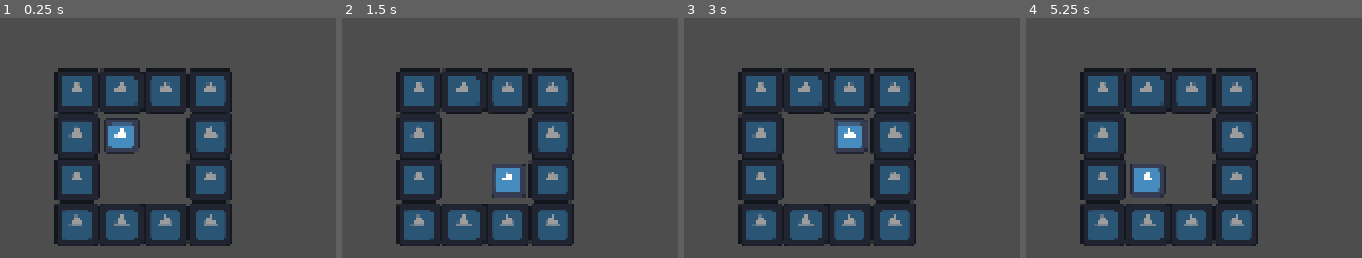
Above: before the commit, frames 1-4 (left to right).
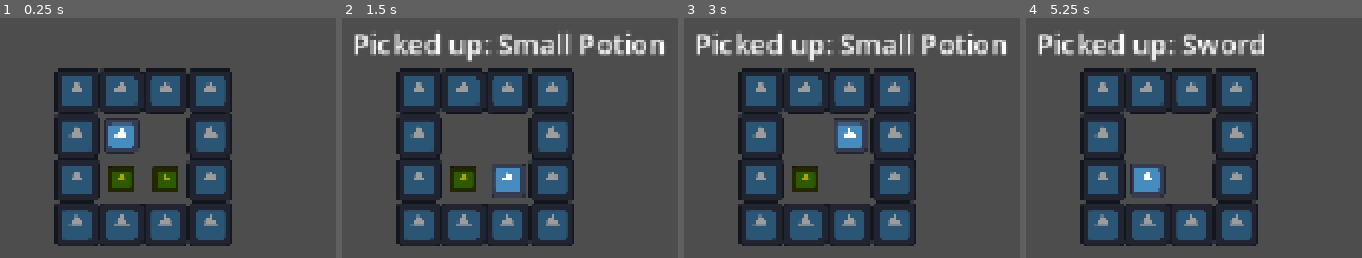
Above: after the commit, the same moments.

Repository: yifan-lee/Realmwand_The_First_Tower
Game: Godot game, scene res://scenes/main.tscn
Two runs of this game, one before a commit and one after it. Both use one fixed random seed, a clock stepped at 60 frames per second and the inputs below. The engine's default icon, where the game draws it, is replaced by a stand-in: a white triangle on a blue panel in a dark square.
Inputs:
- Up to frame 1 (0.25 s): no input
- Up to frame 2 (1.5 s): tap Enter at 0.5 s; hold D (move_right) 0.53-1.28 s; tap Space at 1.25 s; hold S (move_down) from 1.28 s (still down)
- Up to frame 3 (3 s): tap Enter at 2 s; release S (move_down) at 2.03 s; hold D (move_right) 2.03-2.78 s; tap Space at 2.75 s; hold W (move_up) from 2.78 s (still down)
- Up to frame 4 (5.25 s): release W (move_up) at 3.53 s; hold A (move_left) 3.53-5.03 s; tap Enter at 4.25 s; tap Space at 5 s; hold S (move_down) from 5.03 s (still down)

The runs differ from the first frame. In frame 1, 1.7% of the frame differs, in the area x 32-53%, y 61-73%; in frame 2, 5.2%, in the area x 3-96%, y 6-73%; in frame 3, 5.2%; in frame 4, 3.1%.

Commit message:
add pickup system

Diff:
--- a/scenes/actors/player.tscn
+++ b/scenes/actors/player.tscn
@@ -6,7 +6,7 @@
 [sub_resource type="RectangleShape2D" id="RectangleShape2D_k3a8i"]
 size = Vector2(24, 24)
 
-[node name="Player" type="CharacterBody2D" unique_id=1231103014]
+[node name="Player" type="CharacterBody2D" unique_id=1231103014 groups=["player"]]
 script = ExtResource("1_ru62r")
 
 [node name="Sprite2D" type="Sprite2D" parent="." unique_id=1997796568]
--- /dev/null
+++ b/scenes/canvas_layer.tscn
@@ -0,0 +1,13 @@
+[gd_scene format=3 uid="uid://km2p83ut3fws"]
+
+[node name="CanvasLayer" type="CanvasLayer" unique_id=1158568077]
+
+[node name="PickupMessage" type="Label" parent="." unique_id=68486323]
+custom_minimum_size = Vector2(16, 0)
+offset_right = 40.0
+offset_bottom = 23.0
+theme_override_font_sizes/font_size = 20
+
+[node name="PickupMessageTimer" type="Timer" parent="." unique_id=925025401]
+wait_time = 2.0
+one_shot = true
--- /dev/null
+++ b/scenes/interactables/pickup.tscn
@@ -0,0 +1,19 @@
+[gd_scene format=3 uid="uid://c24p8kgmj10qm"]
+
+[ext_resource type="Script" uid="uid://cltoqpwrdadmy" path="res://scripts/pickup.gd" id="1_0lqst"]
+[ext_resource type="Texture2D" uid="uid://b1l3nybi3og6y" path="res://icon.svg" id="1_cmplx"]
+
+[sub_resource type="RectangleShape2D" id="RectangleShape2D_k3a8i"]
+
+[node name="Pickup" type="Area2D" unique_id=833630625]
+script = ExtResource("1_0lqst")
+
+[node name="Sprite2D" type="Sprite2D" parent="." unique_id=2024496576]
+modulate = Color(0.6543137, 0.6536728, 3.85046e-07, 1)
+scale = Vector2(0.15, 0.15)
+texture = ExtResource("1_cmplx")
+
+[node name="CollisionShape2D" type="CollisionShape2D" parent="." unique_id=1188009644]
+shape = SubResource("RectangleShape2D_k3a8i")
+
+[connection signal="body_entered" from="." to="." method="_on_body_entered"]
--- a/scenes/main.tscn
+++ b/scenes/main.tscn
@@ -1,9 +1,13 @@
 [gd_scene format=3 uid="uid://cgtpywfdgxmdk"]
 
 [ext_resource type="PackedScene" uid="uid://chy0ch1mjs830" path="res://scenes/actors/player.tscn" id="1_o5qli"]
+[ext_resource type="Script" uid="uid://cli46ma0bo83n" path="res://scripts/main.gd" id="1_tbgi4"]
 [ext_resource type="PackedScene" uid="uid://ch4mt231neydh" path="res://scenes/test_wall.tscn" id="2_0wfyh"]
+[ext_resource type="PackedScene" uid="uid://c24p8kgmj10qm" path="res://scenes/interactables/pickup.tscn" id="3_sugp2"]
+[ext_resource type="PackedScene" uid="uid://km2p83ut3fws" path="res://scenes/canvas_layer.tscn" id="5_tefeu"]
 
 [node name="Main" type="Node2D" unique_id=1557596140]
+script = ExtResource("1_tbgi4")
 
 [node name="Player" parent="." unique_id=1231103014 instance=ExtResource("1_o5qli")]
 position = Vector2(96, 96)
@@ -45,3 +49,15 @@
 
 [node name="TestWall12" parent="Walls" unique_id=588703254 instance=ExtResource("2_0wfyh")]
 position = Vector2(64, 96)
+
+[node name="Pickup" parent="." unique_id=833630625 instance=ExtResource("3_sugp2")]
+position = Vector2(128, 128)
+item_name = "Small Potion"
+
+[node name="Pickup2" parent="." unique_id=1446857492 instance=ExtResource("3_sugp2")]
+position = Vector2(96, 128)
+item_name = "Sword"
+
+[node name="UI" parent="." unique_id=1158568077 instance=ExtResource("5_tefeu")]
+offset = Vector2(16, 16)
+transform = Transform2D(1, 0, 0, 1, 16, 16)
--- /dev/null
+++ b/scripts/main.gd
@@ -0,0 +1,19 @@
+extends Node2D
+
+@onready var player: Player = $Player
+@onready var pickup_message: Label = $UI/PickupMessage
+@onready var pickup_message_timer: Timer = $UI/PickupMessageTimer
+
+
+func _ready() -> void:
+	player.item_added.connect(_on_player_item_added)
+	pickup_message_timer.timeout.connect(_on_pickup_message_timer_timeout)
+
+
+func _on_player_item_added(item_name: String) -> void:
+	pickup_message.text = "Picked up: " + item_name
+	pickup_message_timer.start()
+
+
+func _on_pickup_message_timer_timeout() -> void:
+	pickup_message.text = ""
--- /dev/null
+++ b/scripts/pickup.gd
@@ -0,0 +1,11 @@
+extends Area2D
+
+@export var item_name: String = "Unknown Item"
+
+
+func _on_body_entered(body: Node2D) -> void:
+	var player := body as Player
+	if player == null:
+		return
+	player.add_item(item_name)
+	queue_free()
--- a/scripts/player.gd
+++ b/scripts/player.gd
@@ -1,9 +1,14 @@
+class_name Player
 extends CharacterBody2D
+
+signal item_added(item_name: String)
 
 const GRID_SIZE: int = 32
 const MOVE_DURATION: float = 0.15
 
 var is_moving: bool = false
+
+var inventory: Array[String] = []
 
 
 func _unhandled_input(event: InputEvent) -> void:
@@ -35,3 +40,8 @@
 
 	await tween.finished
 	is_moving = false
+
+func add_item(new_item_name: String) -> void:
+	inventory.append(new_item_name)
+	item_added.emit(new_item_name)
+	print("Inventory: ", inventory)
Not shown, added: scripts/main.gd.uid
Not shown, added: scripts/pickup.gd.uid
